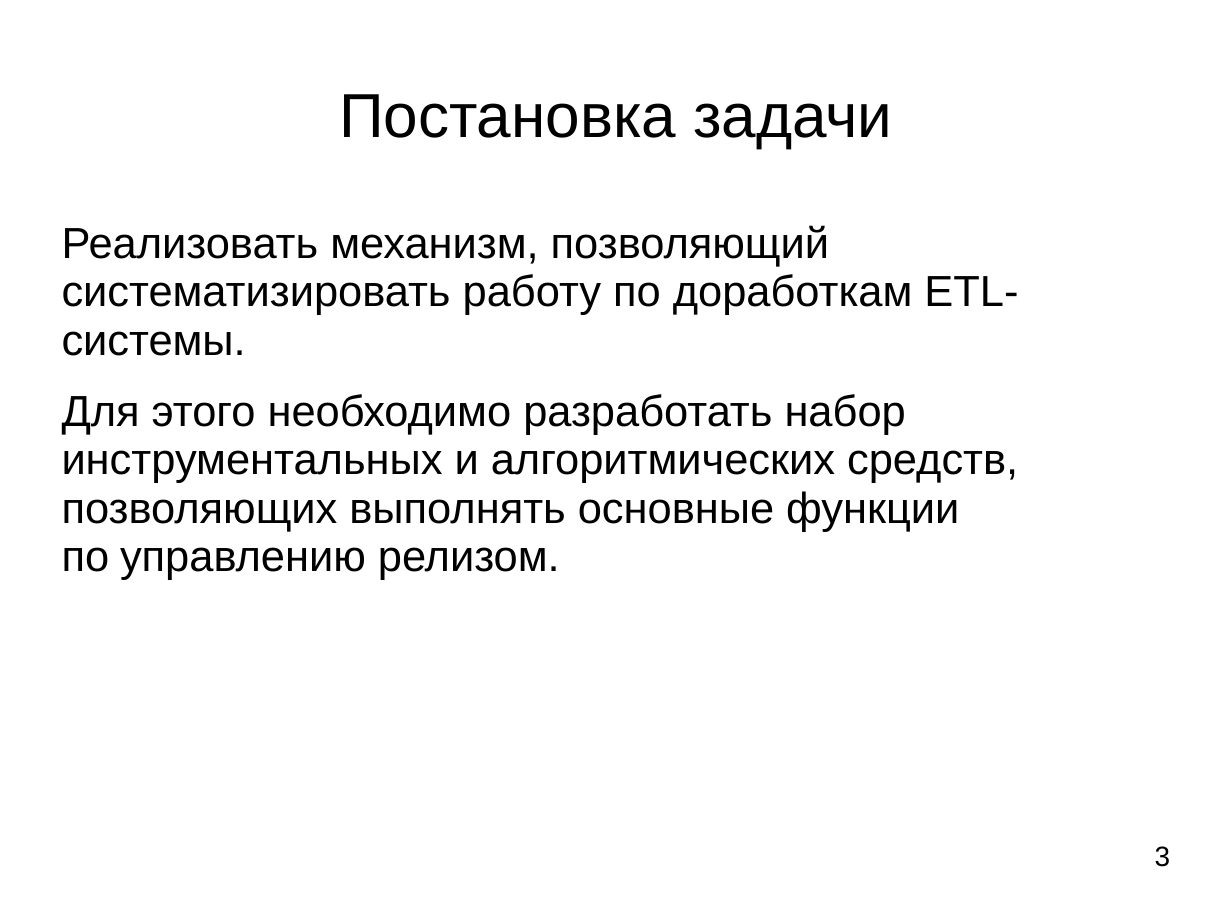
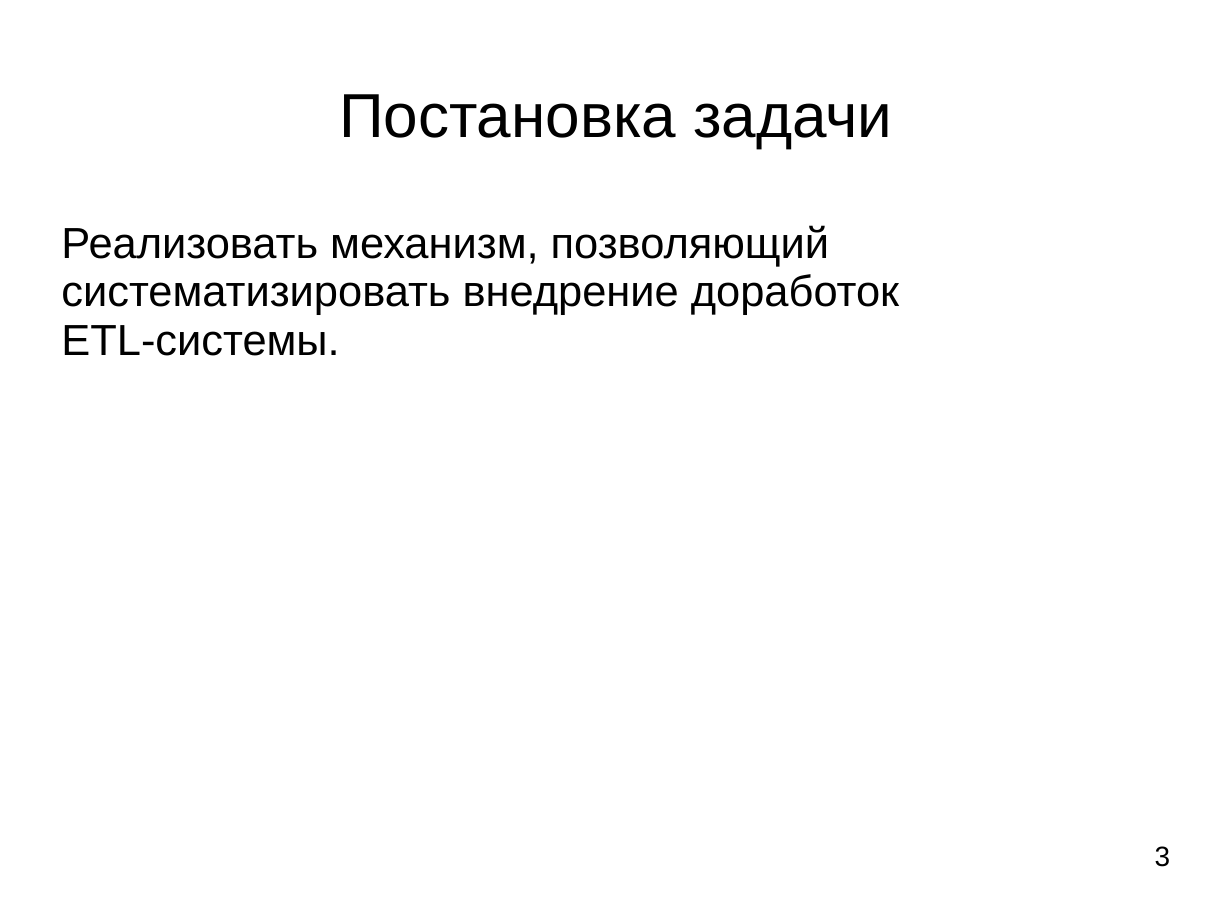
Before and after one commit to ledenevdmitry/CoreApp, a slide deck: slide 3 of LedenevDiplom.ppt. Drawn at 1232x924 pixels with LibreOffice and Linux fonts; fonts in the diff are those of the drawing. Boxes give left, top, right and bottom in pixels: in the first picture for what was removed or moved away, otherwise in the second. Text is boxed around its words. In the diff, an @@ line names an element or a change of style, - is before the commit and + after.

```diff
--- a/LedenevDiplom.ppt
+++ b/LedenevDiplom.ppt
@@ text at <box>61,225,899,356</box>: text changed @@
-Реализовать механизм, позволяющий систематизировать работу по доработкам ETL-системы.
-Для этого необходимо разработать набор инструментальных и алгоритмических средств, позволяющих выполнять основные функции по управлению релизом.
+Реализовать механизм, позволяющий систематизировать внедрение доработок ETL-системы.
```
Also in this commit, not shown: 9 other slides changed, 4 slides removed, 2 other files.
